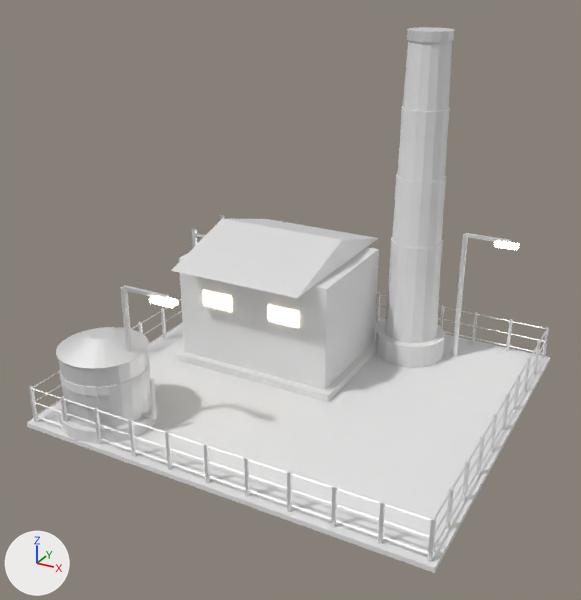
Before and after pictures for a commit that changed the FBX model Assets/Art/KayseriIsland/Models/Iron/Phase1/Power_P1.fbx.
Both versions are drawn from a 50 mm lens placed at (51.3, -19.0, 36.6), pointed at (29.6, 20.5, 16.9). The lights are fixed; the arrows at lower left show +X, +Y and +Z. The older version comes first. Vertices at exactly the same position are counted once.

In view in the first picture: 'Power.Fence', 'Power.Hall', 'Power.Lamp0', 'Power.Lamp1', 'Power.Stack0', 'Power.Switchyard', 'Power.Tank0', 'Power.Yard'.
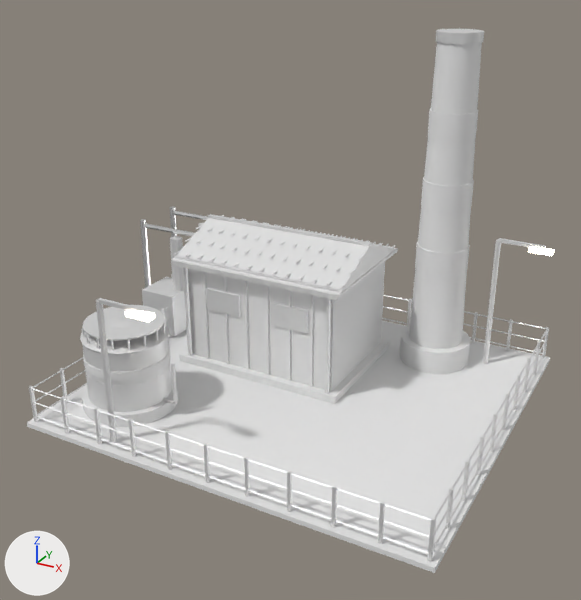
Location of each change, [x1, y1, x2, y2] in pixels of the pictures (581 x 600 px):
'Power.Hall', reshaped, moved (9% wider): before [171, 219, 379, 402]; after [171, 214, 398, 404]
'Power.Stack0', moved: before [376, 27, 454, 368]; after [400, 29, 484, 374]
'Power.Tank0', reshaped, moved: before [56, 327, 159, 444]; after [80, 305, 179, 427]
'Power.Switchyard', moved (mostly hidden before): before [191, 215, 225, 249]; after [140, 207, 208, 337]
'Power.Lamp0', moved: before [120, 285, 178, 352]; after [96, 298, 155, 443]
'Power.Lamp1', moved: before [452, 233, 519, 357]; after [483, 238, 554, 364]
part 1 of me_power_hall_001, rebuilt (8% wider): before [171, 219, 378, 298]; after [173, 218, 396, 294]
part 2 of me_power_hall_001, added: after [171, 214, 398, 393]
part 3 of me_power_tank0_001, added: after [85, 365, 170, 387]
part 4 of me_power_tank0_001, added: after [83, 305, 165, 341]

The change, as a list of edits to the scene's bpy script:
```text
Change me_power_hall_001:
    used by ob_power_hall; location = (26.0, 25.5, 10.1)
    remove me_power_hall_001.from_pydata(...)  # 62 vertices, 92 faces; spans x -6.0..6.0, y -6.1..6.1, z 0.0..9.26
    add me_power_hall_001.from_pydata(...)  # 1118 vertices, 1676 faces; spans x -6.17..6.17, y -4.67..4.67, z 0.0..9.36
    me_power_hall_001 part 1: the loose piece of 6 vertices spanning x -4.6..4.6, y -6.1..6.1, z 7.5..9.26 is rebuilt with 6 vertices and now spans x -6.1..6.1, y -4.6..4.6, z 7.5..9.26
    me_power_hall_001 part 2: 816 vertices added at x -6.17..6.17, y -4.67..4.67, z 0.5..9.36
    other edits to the shape of me_power_hall_001 do not show in these pictures
    add me_power_hall_001.materials.append(mat_steel)  # white #e7e7e7
Change me_power_tank0_001:
    used by ob_power_tank0; location = (21.0, 13.0, 10.1)
    remove me_power_tank0_001.from_pydata(...)  # 224 vertices, 420 faces; spans x -2.99..3.62, y -2.99..2.99, z 0.0..5.68
    add me_power_tank0_001.from_pydata(...)  # 536 vertices, 928 faces; spans x -3.27..3.62, y -2.99..2.99, z 0.0..5.68
    me_power_tank0_001 part 3: a new loose piece, a 24-sided cylinder along z spanning x -2.621..2.621, y -2.621..2.621, z 2.55..2.65, in mat_steel_lt (white #e7e7e7)
    me_power_tank0_001 part 4: a new loose piece, a 24-sided cylinder along z spanning x -2.47..2.47, y -2.47..2.47, z 5.535..5.625, in mat_steel_dk (white #e7e7e7)
    other edits to the shape of me_power_tank0_001 do not show in these pictures
Change ob_power_hall:
    ob_power_hall.location: (26.0, 25.5, 10.1) -> (26.46, 25.5, 10.1)
Change ob_power_tank0:
    ob_power_tank0.location: (21.0, 13.0, 10.1) -> (21.0, 15.04, 10.1)
Change ob_power_switchyard:
    ob_power_switchyard.location: (0.0, 0.0, 9.8) -> (-4.51, 0.0, 9.8)
Change ob_power_stack0:
    ob_power_stack0.location: (34.0, 30.0, 10.1) -> (35.83, 30.0, 10.1)
Change ob_power_lamp1:
    ob_power_lamp1.location: (37.0, 31.0, 10.1) -> (39.21, 31.0, 10.1)
Change ob_power_lamp0:
    ob_power_lamp0.location: (23.0, 13.0, 10.1) -> (23.0, 10.96, 10.1)
```
